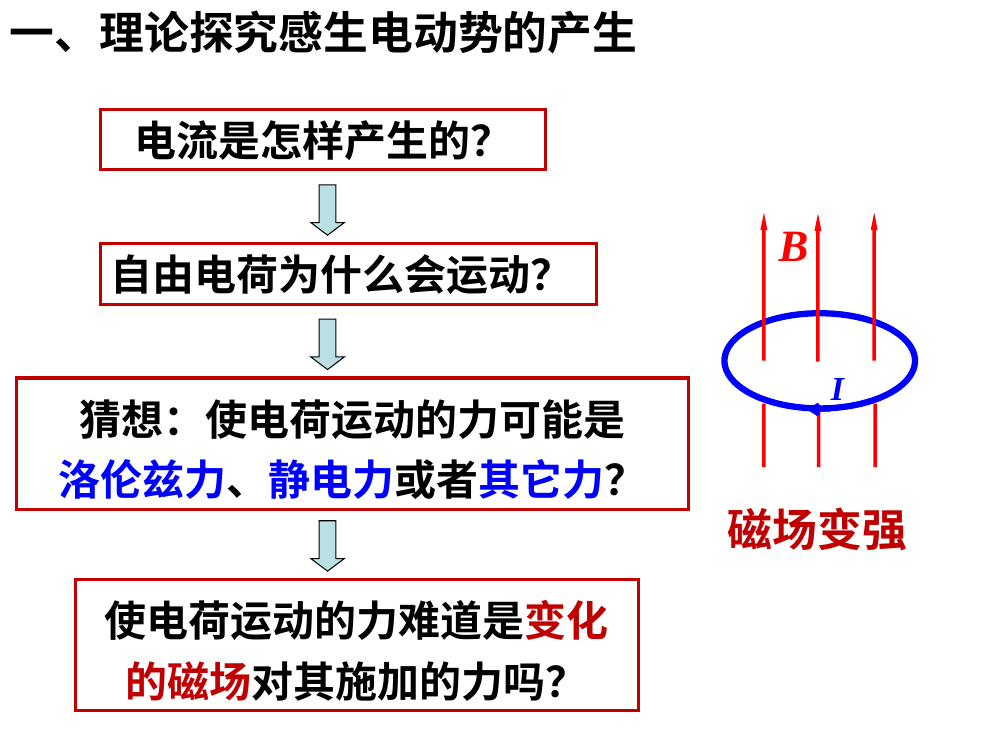
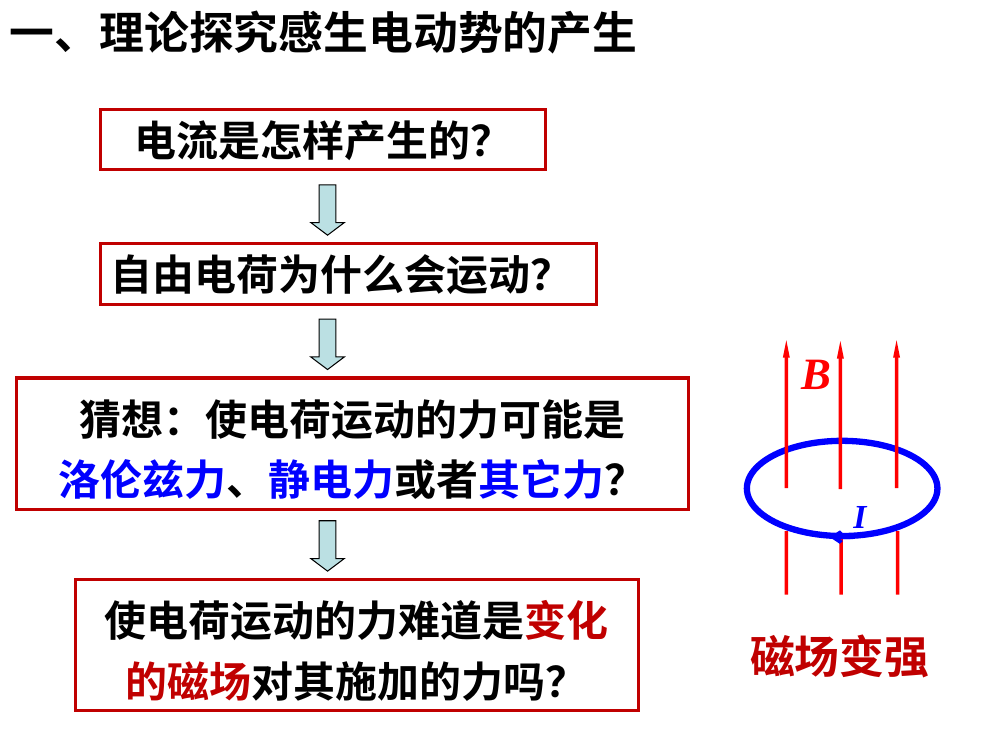
Before and after one commit to saddestboy/wuli2, a slide deck: slide 4 of 4.5 电磁感应现象的两类情况/4.5 电磁感应现象的两类情况.ppt. Drawn at 1008x756 pixels with LibreOffice and Linux fonts; fonts in the diff are those of the drawing; background and template pictures are left out. Boxes give left, top, right and bottom in pixels: in the first picture for what was removed or moved away, otherwise in the second. Text is boxed around its words. In the diff, an @@ line names an element or a change of style, - is before the commit and + after.

```diff
--- a/4.5 电磁感应现象的两类情况/4.5 电磁感应现象的两类情况.ppt
+++ b/4.5 电磁感应现象的两类情况/4.5 电磁感应现象的两类情况.ppt
@@ text "B": place and size @@
-text "B" at bbox=[779, 231, 809, 261]
+text "B" at bbox=[801, 359, 831, 389]
@@ arrow moved from (817, 362) - (817, 214) to (841, 489) - (841, 341) @@
@@ 2 texts, 2 lines, 2 arrows: place and size @@
-2 texts, 2 lines, 2 arrows at bbox=[728, 213, 907, 551]
+2 texts, 2 lines, 2 arrows at bbox=[750, 341, 929, 678]
@@ ellipse: place and size @@
-ellipse at bbox=[725, 313, 915, 408]
+ellipse at bbox=[747, 440, 937, 535]
@@ arrow moved from (831, 409) - (807, 409) to (853, 537) - (830, 537) @@
@@ line moved from (818, 411) - (818, 467) to (841, 539) - (841, 595) @@
```
Also in this commit, not shown: 4 other slides changed.
